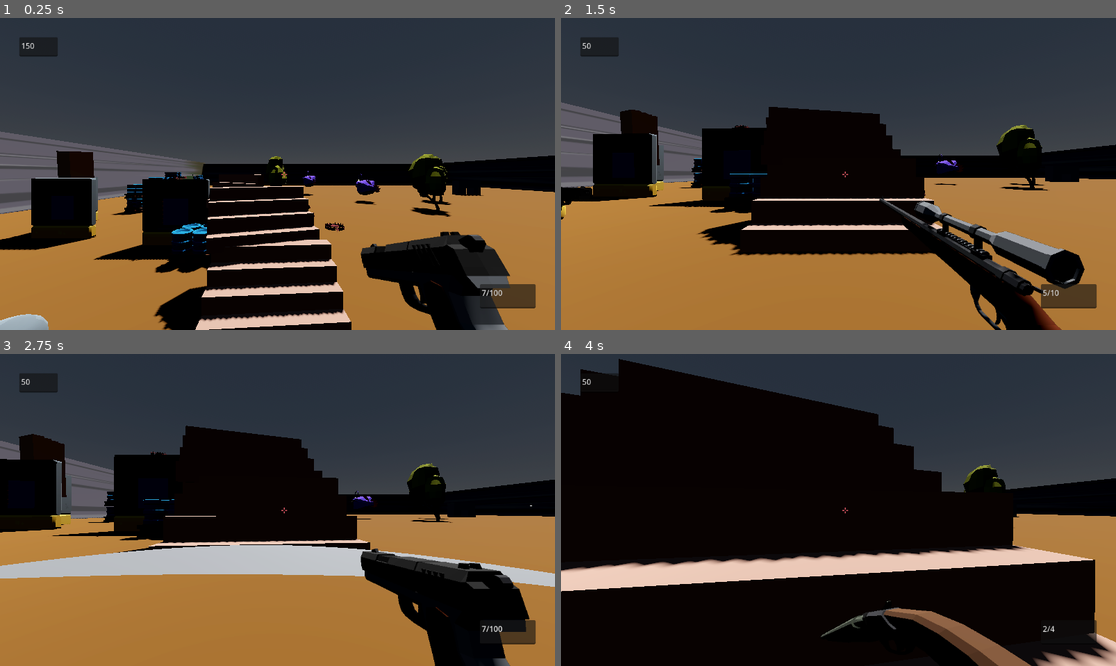
Above: before the commit, frames 1-4 (two rows, left to right).
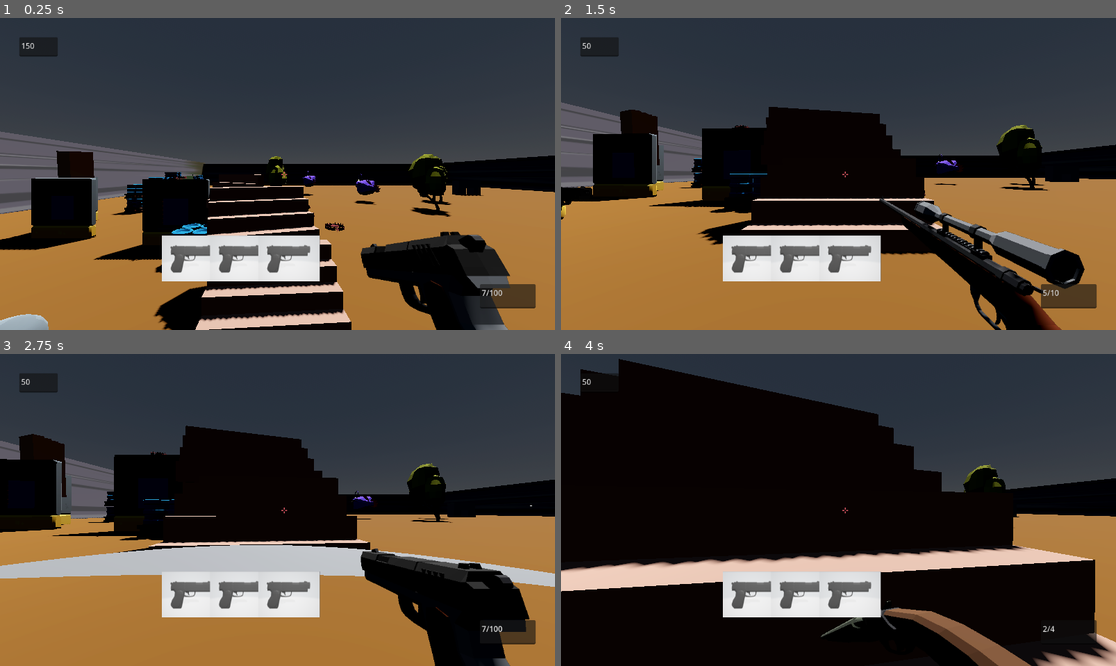
Above: after the commit, the same moments.

Repository: pixelcrust/godotfps
Game: Godot game, scene res://world.tscn
Two runs of this game, one before a commit and one after it. Both use one fixed random seed, a clock stepped at 60 frames per second and the inputs below.
Inputs (mouse positions are in pixels of both pictures, inside the frame that each line leads up to):
- Up to frame 1 (0.25 s): no input
- Up to frame 2 (1.5 s): move the mouse to (866, 174) at 0.52 s; hold W (key_forward) from 0.53 s (still down); tap Tab (key_next_weapon) at 0.6 s; tap Space (key_jump) at 0.77 s; move the mouse to (810, 174) at 1.27 s; tap F (Interact) at 1.35 s
- Up to frame 3 (2.75 s): keep holding W (key_forward); tap Space (key_jump) at 1.52 s; tap Tab (key_next_weapon) at 1.55, 2.3 s; move the mouse to (288, 503) at 2.02 s; hold Ctrl (key_crouch) from 2.03 s (still down)
- Up to frame 4 (4 s): keep holding W (key_forward); move the mouse to (832, 516) at 2.77 s; release Ctrl (key_crouch) at 2.78 s; tap Tab (key_next_weapon) at 2.85, 3.8 s; tap Space (key_jump) at 3.02, 3.77 s; move the mouse to (877, 513) at 3.52 s; hold Shift (key_run) from 3.53 s (still down)

The runs differ from the first frame. In frame 1, 4.2% of the frame differs, in the area x 29-58%, y 69-85%; in frame 2, 4.2%; in frame 3, 4.1%; in frame 4, 4.2%.

Commit message:
show inventory when changing weapons

Diff:
--- a/Player.gd
+++ b/Player.gd
@@ -51,6 +51,16 @@
 
 @onready var inventory = []
 @onready var inventory_selector = 0
+
+#inventory slots and icons
+@onready var display_inventory = $Head/Camera3D/CanvasLayer/SubViewportContainer/SubViewport/Camera3D/display_inventory
+@onready var inv_slot_1 = $Head/Camera3D/CanvasLayer/SubViewportContainer/SubViewport/Camera3D/display_inventory/inv_1
+@onready var inv_slot_2 = $Head/Camera3D/CanvasLayer/SubViewportContainer/SubViewport/Camera3D/display_inventory/inv_2
+@onready var inv_slot_3 = $Head/Camera3D/CanvasLayer/SubViewportContainer/SubViewport/Camera3D/display_inventory/inv_3
+@onready var icon_pistol = preload("res://Sprites/icons/icon_pistol.png")
+@onready var icon_shotgun = preload("res://Sprites/icons/icon_shotgun.png")
+@onready var icon_sniper = preload("res://Sprites/icons/icon_sniper.png")
+@onready var inventory_timer = $Head/Camera3D/CanvasLayer/SubViewportContainer/SubViewport/Camera3D/display_inventory/inv_timer
 
 #preload equippment? move somewhere
 @onready var asset_gun = preload("res://Scenes/gun.tscn")
@@ -241,7 +251,17 @@
 	return pos
 
 func equip_weapon():
-		#equip weapon
+
+	#show gui for inventory
+	display_inventory.visible = true
+	inventory_timer.connect("timeout",_inventory_gui_timeout)
+	inventory_timer.start()
+
+	inv_slot_1.texture = icon_pistol
+	inv_slot_2.texture = icon_pistol
+	inv_slot_3.texture = icon_pistol
+
+	#equip weapon
 	if(inventory_selector<inventory.size()):
 		equipped_id = inventory[inventory_selector].item_id
 	else:
@@ -308,3 +328,6 @@
 	await get_tree().create_timer(stun_duration_sec).timeout
 
 	is_rooted = false
+
+func _inventory_gui_timeout():
+	display_inventory.visible = false
--- a/Scenes/enemy_dummy.gd
+++ b/Scenes/enemy_dummy.gd
@@ -25,11 +25,10 @@
 	if not is_on_floor():
 		velocity.y -= gravity * delta
 
-	#var dir_to_player = body.global_position.direction_to(player.global_position)
+	var dir_to_player = body.global_position.direction_to(player.global_position)
 	body.rotate_y(1.0*delta)
-
 	timer.connect("timeout",_timeout)
-	print(get_tree().root.get_children()[0])
+	print(dir_to_player)
 
 func _timeout():
 	shoot()
--- a/Scenes/player.tscn
+++ b/Scenes/player.tscn
@@ -165,11 +165,26 @@
 placeholder_text = "HP"
 
 [node name="display_interaction" type="ProgressBar" parent="Head/Camera3D/CanvasLayer/SubViewportContainer/SubViewport/Camera3D"]
-offset_left = 500.0
-offset_top = 500.0
-offset_right = 700.0
-offset_bottom = 540.0
+offset_left = 490.0
+offset_top = 400.0
+offset_right = 690.0
+offset_bottom = 440.0
 show_percentage = false
+
+[node name="display_inventory" type="Container" parent="Head/Camera3D/CanvasLayer/SubViewportContainer/SubViewport/Camera3D"]
+offset_right = 40.0
+offset_bottom = 40.0
+
+[node name="inv_1" type="Sprite2D" parent="Head/Camera3D/CanvasLayer/SubViewportContainer/SubViewport/Camera3D/display_inventory"]
+position = Vector2(400, 500)
+
+[node name="inv_2" type="Sprite2D" parent="Head/Camera3D/CanvasLayer/SubViewportContainer/SubViewport/Camera3D/display_inventory"]
+position = Vector2(500, 500)
+
+[node name="inv_3" type="Sprite2D" parent="Head/Camera3D/CanvasLayer/SubViewportContainer/SubViewport/Camera3D/display_inventory"]
+position = Vector2(600, 500)
+
+[node name="inv_timer" type="Timer" parent="Head/Camera3D/CanvasLayer/SubViewportContainer/SubViewport/Camera3D/display_inventory"]
 
 [node name="raycast_interaction" type="RayCast3D" parent="Head/Camera3D"]
 transform = Transform3D(5.73206e-15, 1.31134e-07, 3, 3, -1.31134e-07, 0, 1.31134e-07, 3, -1.31134e-07, 0, 0, -0.585909)
Binary file added: Sprites/icons/icon_pistol.png
Not shown, added: Sprites/icons/icon_pistol.png.import
Binary file added: Sprites/icons/icon_shotgun.png
Not shown, added: Sprites/icons/icon_shotgun.png.import
Binary file added: Sprites/icons/icon_sniper.png
Not shown, added: Sprites/icons/icon_sniper.png.import
